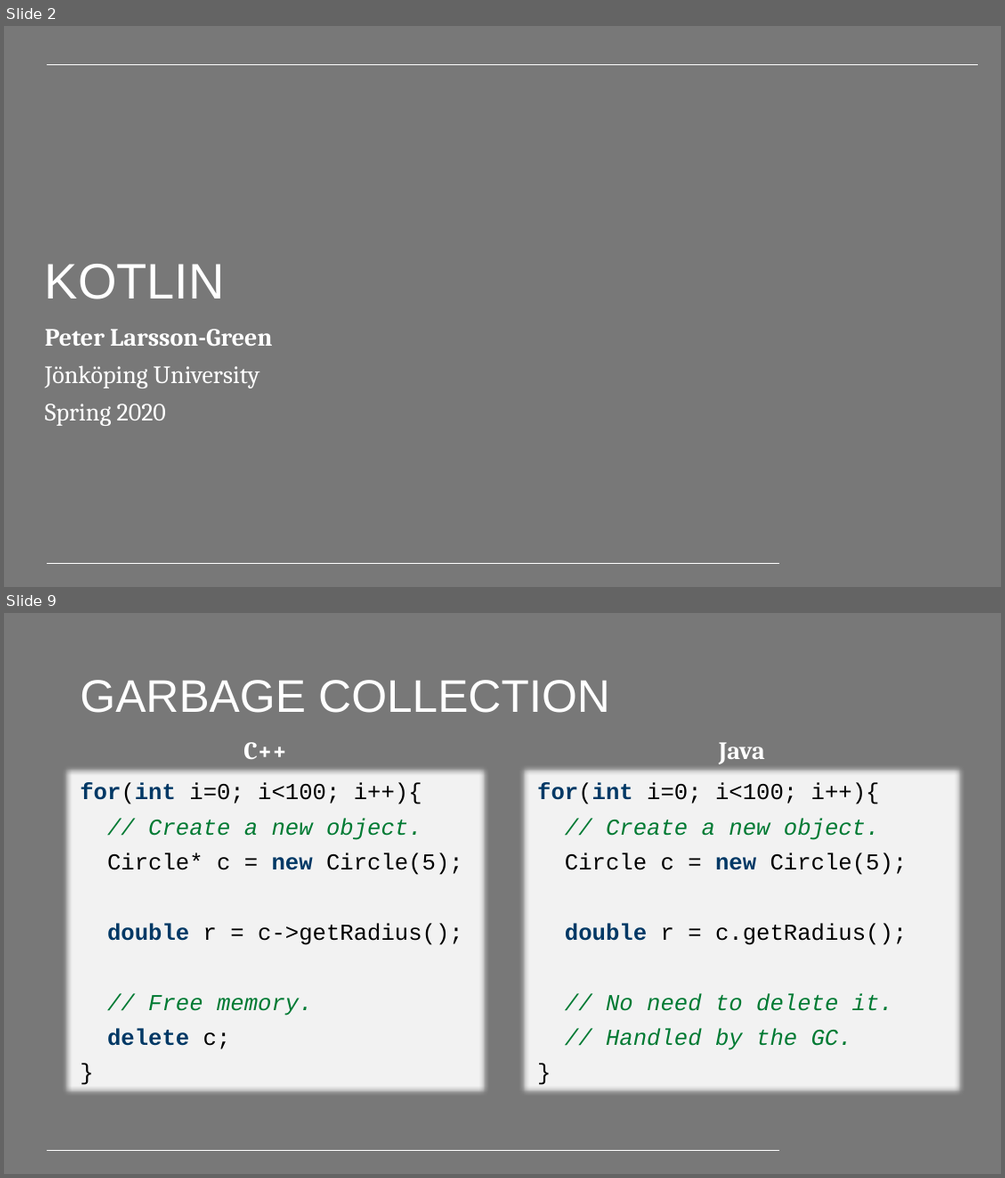
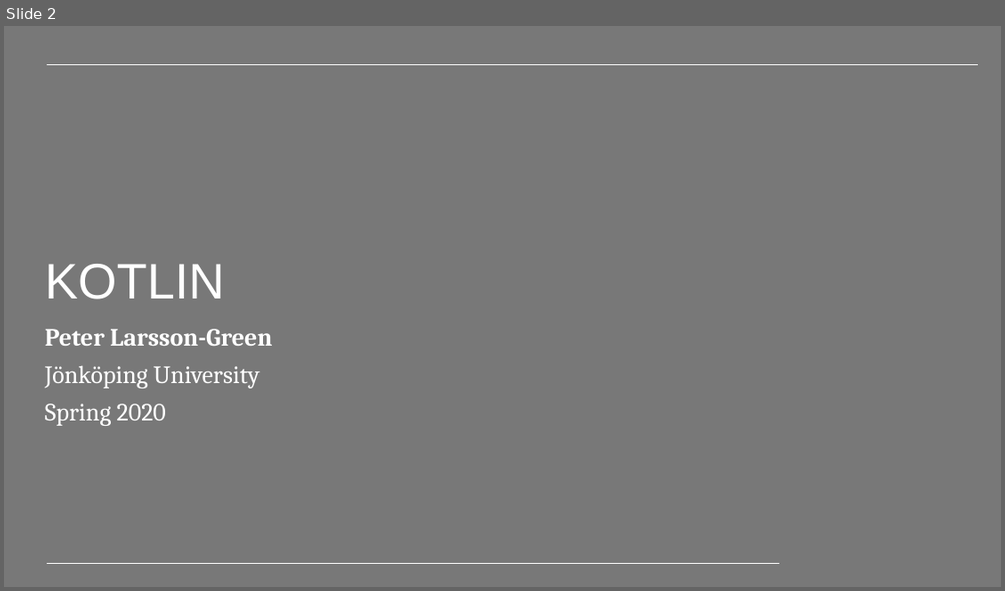
Before and after one commit to PeppeL-G/course-material, a slide deck: src/lectures/kotlin/kotlin.pptx. Shown one above the other, each under a label of ours: slides 2 and 9 before the commit, slide 2 after it; the slides between them are not shown. The pictures are 1005x1178 and 1005x591 pixels, drawn with LibreOffice and Linux fonts; fonts in the diff are those of the drawing; background and template pictures are left out. Boxes give left, top, right and bottom in pixels: in the first picture for what was removed or moved away, otherwise in the second. Text is boxed around its words. In the diff, an @@ line names an element or a change of style, - is before the commit and + after.

```diff
--- a/src/lectures/kotlin/kotlin.pptx
+++ b/src/lectures/kotlin/kotlin.pptx
@@ slide 9 removed at bbox=[4, 613, 1001, 1174], background #787878; not listed: 1 template element that a slide beside it also shows @@
@@ title removed at bbox=[80, 680, 610, 713] @@
-GARBAGE COLLECTION
@@ text removed at bbox=[243, 742, 287, 759] @@
-C++
@@ text removed at bbox=[719, 742, 765, 764] @@
-Java
@@ text removed at bbox=[73, 776, 477, 1092] @@
-for(int i=0; i<100; i++){
-// Create a new object.
-Circle* c = new Circle(5);
-double r = c->getRadius();
-// Free memory.
-delete c;
-}
@@ text removed at bbox=[530, 776, 954, 1092] @@
-for(int i=0; i<100; i++){
-// Create a new object.
-Circle c = new Circle(5);
-double r = c.getRadius();
-// No need to delete it.
-// Handled by the GC.
-}
```
Also in this commit, not shown: 4 slides changed, 17 slides added, 51 other slides removed, 3 other files.
